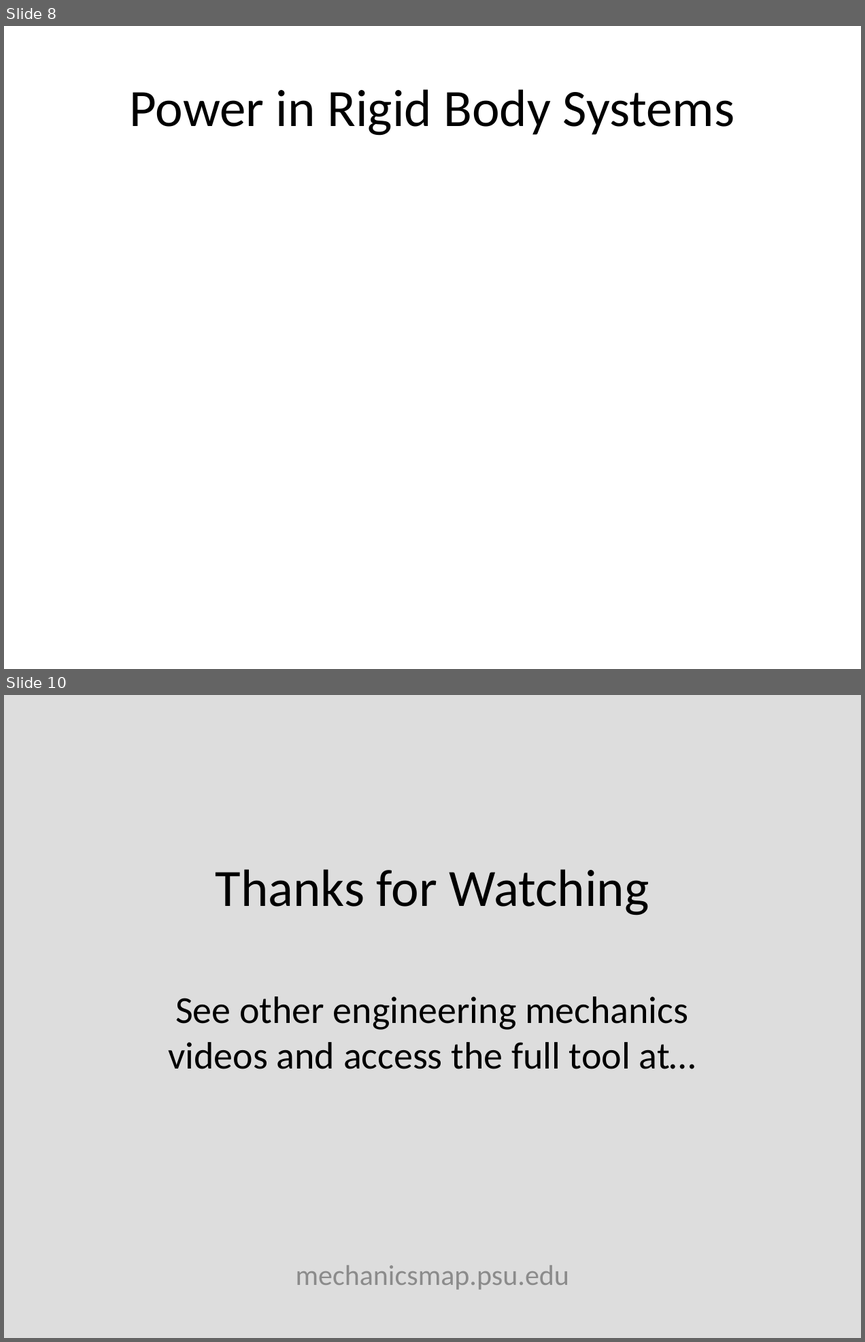
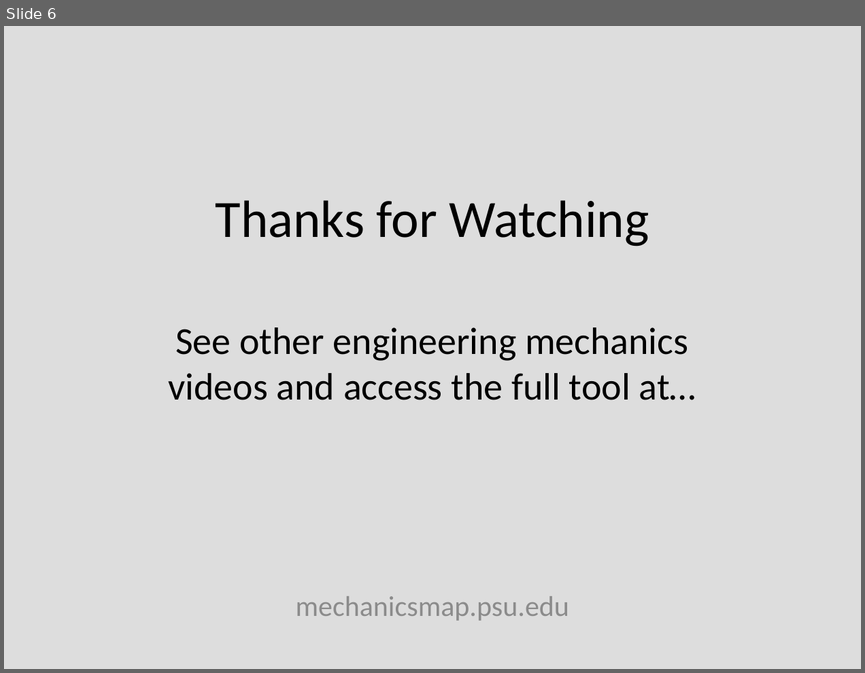
Before and after one commit to JacobMoore/mechanics_textbook, a slide deck: Lecture Slides/VideoLectureSlides/14.4.pptx. Shown one above the other, each under a label of ours: slides 8 and 10 before the commit, slide 6 after it; the slides between them are not shown. The pictures are 865x1342 and 865x673 pixels, drawn with LibreOffice and Linux fonts; fonts in the diff are those of the drawing; grey boxes stand for pictures; background and template pictures are left out. Boxes give left, top, right and bottom in pixels: in the first picture for what was removed or moved away, otherwise in the second. Text is boxed around its words. In the diff, an @@ line names an element or a change of style, - is before the commit and + after.

```diff
--- a/Lecture Slides/VideoLectureSlides/14.4.pptx
+++ b/Lecture Slides/VideoLectureSlides/14.4.pptx
@@ slide 8 removed at box(4, 26, 861, 669), background #FFFFFF @@
@@ title removed at box(129, 89, 735, 135) @@
-Power in Rigid Body Systems
@@ what was slide 10 is now slide 6 @@
```
Also in this commit, not shown: 1 slide changed, 6 slides added, 10 other slides removed, 37 other files.
